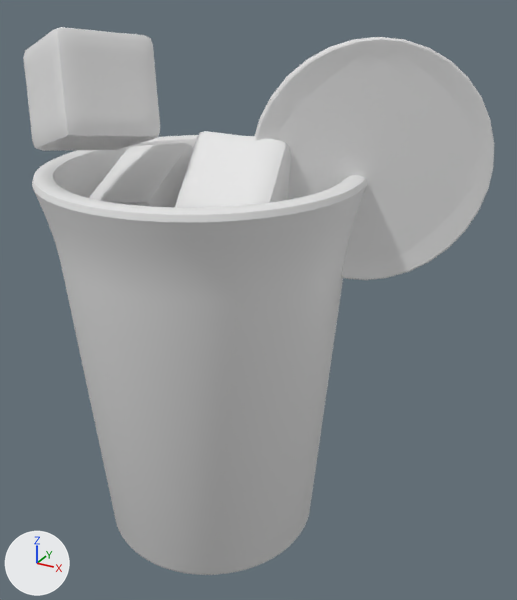
The OBJ model public/assets/drink-baked/blog0047.obj, before and after one commit.
Rendered twice from a 50 mm camera at (3.43, -5.22, 5.15) aimed at (0.51, 0.08, 2.5). Lighting does not change. The marker at lower left points along +X, +Y and +Z. The older version comes first. Where no turn or scale is listed for an object, it has been applied to the vertices.
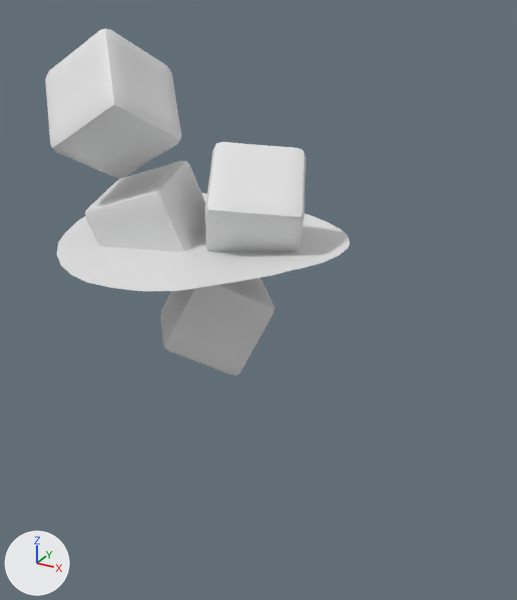
The change in detail:
me_cube is used by ob_cube; location (0.0, 0.0, 0.0).
me_cube had 386 vertices, 384 faces and spanned x -0.628..0.65, y -0.625..0.62, z 1.798..2.88.
me_cube now has 386 vertices, 384 faces and spans x -0.566..0.68, y -0.552..0.651, z 1.772..2.805.
me_cube part 1: the whole mesh is multiplied about its middle by the matrix ((-0.945, -0.327, 0.025), (-0.086, 0.32, 0.944), (-0.317, 0.889, -0.33)), then moved by (0.046, 0.052, -0.051).
me_cube_001 is used by ob_cube_001; location (0.0, 0.0, 0.0).
me_cube_001 had 386 vertices, 384 faces and spanned x -0.941..-0.032, y -0.567..0.526, z 2.732..3.862.
me_cube_001 now has 386 vertices, 384 faces and spans x -0.984..0.103, y -0.682..0.351, z 2.634..3.683.
me_cube_001 part 2: the whole mesh is multiplied about its middle by the matrix ((0.961, -0.172, -0.216), (0.237, 0.915, 0.327), (0.141, -0.365, 0.92)), then moved by (0.046, -0.146, -0.138).
me_cube_002 is used by ob_cube_002; location (0.0, 0.0, 0.0).
me_cube_002 had 386 vertices, 384 faces and spanned x -0.033..0.909, y -0.676..0.493, z 2.938..4.045.
me_cube_002 now has 386 vertices, 384 faces and spans x -0.09..1.055, y -0.547..0.698, z 2.82..3.922.
me_cube_002 part 3: the whole mesh is multiplied about its middle by the matrix ((0.423, -0.367, 0.828), (-0.32, -0.916, -0.243), (0.848, -0.162, -0.505)), then moved by (0.045, 0.167, -0.12).
me_cube_003 is used by ob_cube_003; location (0.0, 0.0, 0.0).
me_cube_003 had 386 vertices, 384 faces and spanned x -1.132..0.001, y -1.271..-0.151, z 3.847..4.871.
me_cube_003 now has 386 vertices, 384 faces and spans x -1.233..-0.08, y -0.9..0.201, z 3.567..4.834.
me_cube_003 part 4: the whole mesh is multiplied about its middle by the matrix ((0.94, -0.241, -0.24), (0.325, 0.843, 0.428), (0.1, -0.481, 0.871)), then moved by (-0.091, 0.362, -0.159).
me_plane is used by ob_plane; location (0.0, 0.0, 0.0).
me_plane had 252 vertices, 74 faces and spanned x -1.31..1.31, y -1.3..1.3, z 3.0..3.14.
me_plane now has 216 vertices, 159 faces and spans x -1.31..1.31, y -1.31..1.31, z 3.0..3.14.
me_plane part 5: 2 vertices moved within x -0.5..0.5, y -1.21..1.21, z 3.07; 200 vertices removed from x -1.31..1.31, y -1.3..1.3, z 3.0..3.14; 164 vertices added at x -1.29..1.29, y -1.31..1.31, z 3.0..3.14.
Object 'Circle.001' (ob_circle_001) is deleted.
Object 'Cylinder' (ob_cylinder) is deleted.

Boxes [x1, y1, x2, y2] around the edits, measured in the pictures (517 x 600 px; the box of a moved part takes in the faces that stretch with it):
'Cylinder', deleted: before [32, 135, 367, 575]
'Circle.001', deleted: before [254, 37, 494, 280]
'Cube.003', reshaped (21% taller): before [23, 27, 160, 151]; after [45, 28, 181, 178]
'Cube.002', reshaped: before [175, 131, 291, 208]; after [205, 142, 306, 271]
'Cube.001', reshaped: before [89, 143, 193, 207]; after [85, 161, 206, 252]
part 1 of me_cube, moved or reshaped (not visible before): after [160, 278, 275, 376]
part 5 of me_plane, moved or reshaped (not visible before): after [57, 193, 350, 291]
